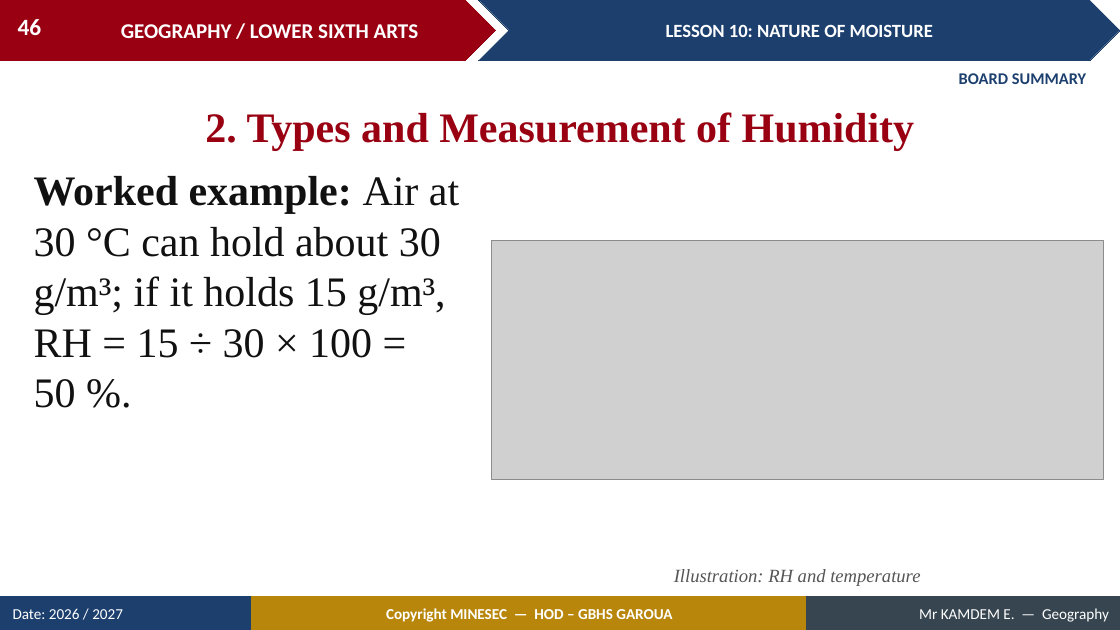
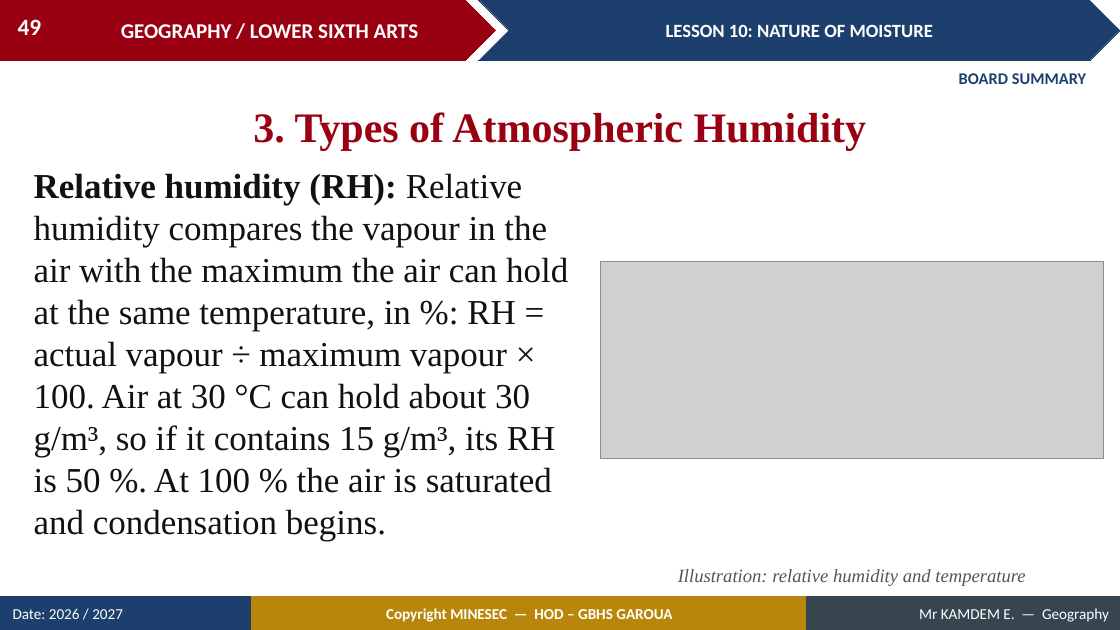
Before and after one commit to Berthautk/linea-github, a slide deck: slide 49 of lecons/LSA/Meteorology/10_LSA_MET_L10_Nature_of_Moisture.pptx (slide 46 before the commit). Drawn at 1120x630 pixels with LibreOffice and Linux fonts; fonts in the diff are those of the drawing; grey boxes stand for pictures. Boxes give left, top, right and bottom in pixels: in the first picture for what was removed or moved away, otherwise in the second. Text is boxed around its words. In the diff, an @@ line names an element or a change of style, - is before the commit and + after.

```diff
--- a/lecons/LSA/Meteorology/10_LSA_MET_L10_Nature_of_Moisture.pptx
+++ b/lecons/LSA/Meteorology/10_LSA_MET_L10_Nature_of_Moisture.pptx
@@ page number at [18,19,42,35]: text changed @@
-46
+49
@@ text at [253,112,867,150]: text changed @@
-2. Types and Measurement of Humidity
+3. Types of Atmospheric Humidity
@@ text at [34,173,568,542]: text changed; size 36 to 30 pt @@
-Worked example: Air at 30 °C can hold about 30 g/m³; if it holds 15 g/m³, RH = 15 ÷ 30 × 100 = 50 %.
+Relative humidity (RH): Relative humidity compares the vapour in the air with the maximum the air can hold at the same temperature, in %: RH = actual vapour ÷ maximum vapour × 100. Air at 30 °C can hold about 30 g/m³, so if it contains 15 g/m³, its RH is 50 %. At 100 % the air is saturated and condensation begins.
@@ picture: place and size @@
-picture at [492,240,1103,479]
+picture at [601,262,1103,459]
@@ text at [678,569,1025,586]: text changed @@
-Illustration: RH and temperature
+Illustration: relative humidity and temperature
```
Also in this commit, not shown: 22 other slides changed, 28 slides added, 14 slides removed, 5 other files.
